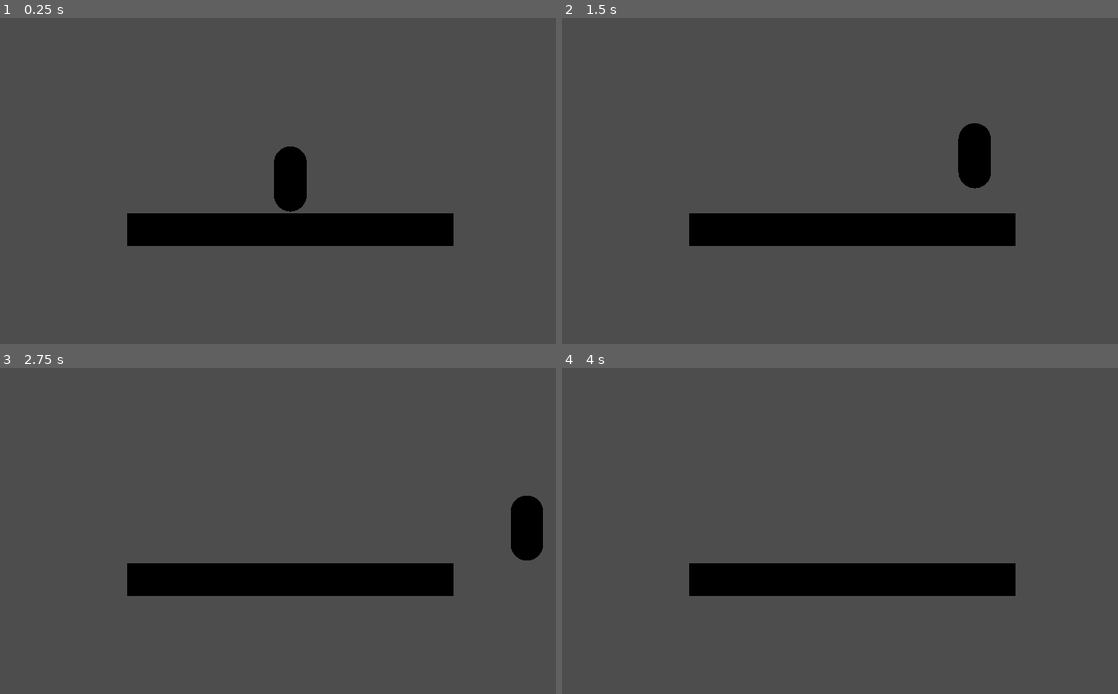
Above: before the commit, frames 1-4 (two rows, left to right).
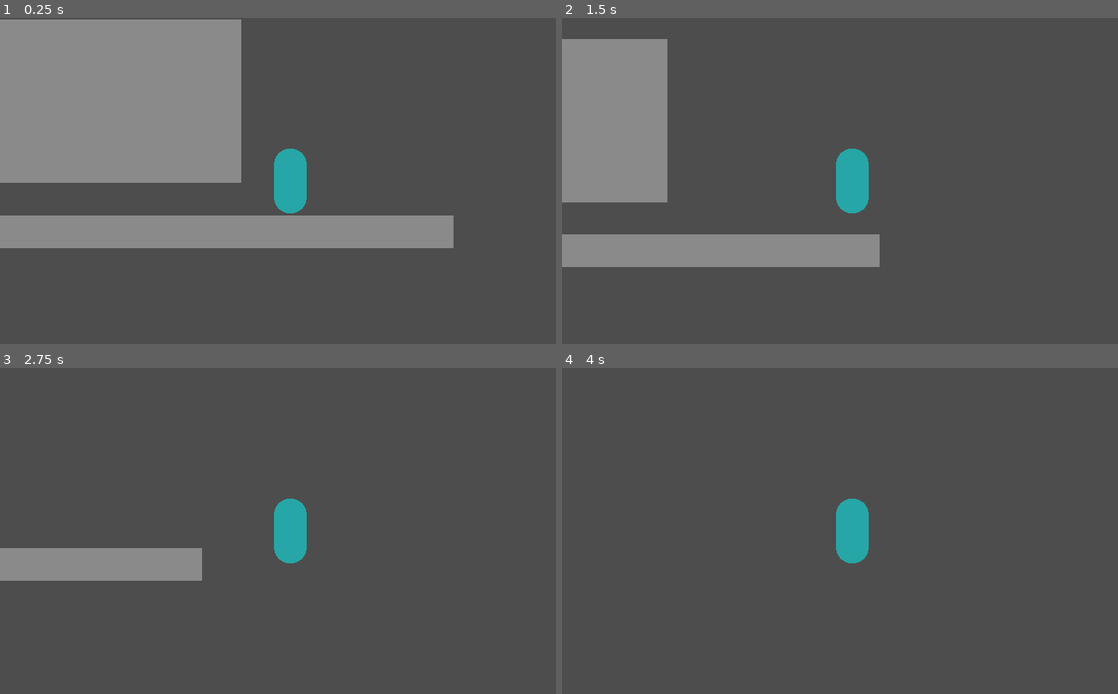
Above: after the commit, the same moments.

Repository: Minish-Link/MVM-31
Game: Godot game, scene res://levels/testing_level.tscn
The game is run twice, just before and just after one commit, with the same random seed, the same clock (stepped at 60 frames per second) and the same inputs.
Inputs:
- Up to frame 1 (0.25 s): no input
- Up to frame 2 (1.5 s): hold Right (move_right) 0.53-1.28 s; hold Shift (slide) 0.53-1.28 s; tap Space (jump) at 0.77, 0.8, 1.07, 1.35 s; hold Down (move_down) from 1.28 s (still down)
- Up to frame 3 (2.75 s): tap Space (jump) at 1.52, 1.82, 2.3 s; tap Shift (slide) at 1.55 s; release Down (move_down) at 2.03 s; hold Right (move_right) from 2.03 s (still down); hold Shift (slide) from 2.03 s (still down)
- Up to frame 4 (4 s): release Right (move_right) at 2.78 s; release Shift (slide) at 2.78 s; hold Up (move_up) 2.78-3.53 s; tap Shift (slide) at 2.85 s; tap Space (jump) at 3.02, 3.32 s; hold Left (move_left) from 3.53 s (still down); hold Space (jump) from 3.53 s (still down)

The runs differ from the first frame. In frame 1, 31% of the frame differs, in the area x 0-82%, y 0-71%; in frame 2, 22%; in frame 3, 11%; in frame 4, 6.9%.

Commit message:
refined player movement
coyote time
slide tech
variable jump height

Diff:
--- a/levels/testing_level.tscn
+++ b/levels/testing_level.tscn
@@ -2,25 +2,56 @@
 
 [ext_resource type="PackedScene" uid="uid://b5k6yq7y35n1p" path="res://objects/player/player_character.tscn" id="1_m2onx"]
 
-[sub_resource type="BoxShape3D" id="BoxShape3D_8yewn"]
+[sub_resource type="BoxMesh" id="BoxMesh_omjae"]
 
-[sub_resource type="BoxMesh" id="BoxMesh_omjae"]
+[sub_resource type="ConcavePolygonShape3D" id="ConcavePolygonShape3D_m2onx"]
+data = PackedVector3Array(-0.5, 0.5, 0.5, 0.5, 0.5, 0.5, -0.5, -0.5, 0.5, 0.5, 0.5, 0.5, 0.5, -0.5, 0.5, -0.5, -0.5, 0.5, 0.5, 0.5, -0.5, -0.5, 0.5, -0.5, 0.5, -0.5, -0.5, -0.5, 0.5, -0.5, -0.5, -0.5, -0.5, 0.5, -0.5, -0.5, 0.5, 0.5, 0.5, 0.5, 0.5, -0.5, 0.5, -0.5, 0.5, 0.5, 0.5, -0.5, 0.5, -0.5, -0.5, 0.5, -0.5, 0.5, -0.5, 0.5, -0.5, -0.5, 0.5, 0.5, -0.5, -0.5, -0.5, -0.5, 0.5, 0.5, -0.5, -0.5, 0.5, -0.5, -0.5, -0.5, 0.5, 0.5, 0.5, -0.5, 0.5, 0.5, 0.5, 0.5, -0.5, -0.5, 0.5, 0.5, -0.5, 0.5, -0.5, 0.5, 0.5, -0.5, -0.5, -0.5, 0.5, 0.5, -0.5, 0.5, -0.5, -0.5, -0.5, 0.5, -0.5, 0.5, 0.5, -0.5, -0.5, -0.5, -0.5, -0.5)
+
+[sub_resource type="Environment" id="Environment_m2onx"]
+ambient_light_source = 2
+ambient_light_color = Color(1, 1, 1, 1)
+reflected_light_source = 2
 
 [node name="TestingLevel" type="Node3D" unique_id=200580513]
 
 [node name="Platform" type="StaticBody3D" parent="." unique_id=564383326]
 transform = Transform3D(10, 0, 0, 0, 1, 0, 0, 0, 1, 0, 0, 0)
 
-[node name="CollisionShape3D" type="CollisionShape3D" parent="Platform" unique_id=1636122632]
-shape = SubResource("BoxShape3D_8yewn")
-
 [node name="MeshInstance3D" type="MeshInstance3D" parent="Platform" unique_id=2142491060]
 mesh = SubResource("BoxMesh_omjae")
+
+[node name="CollisionShape3D" type="CollisionShape3D" parent="Platform" unique_id=1682878016]
+shape = SubResource("ConcavePolygonShape3D_m2onx")
+
+[node name="Platform3" type="StaticBody3D" parent="." unique_id=1786579001]
+transform = Transform3D(10, 0, 0, 0, 1, 0, 0, 0, 1, -10, 0, 0)
+
+[node name="MeshInstance3D" type="MeshInstance3D" parent="Platform3" unique_id=1373020274]
+mesh = SubResource("BoxMesh_omjae")
+
+[node name="CollisionShape3D" type="CollisionShape3D" parent="Platform3" unique_id=1493665202]
+shape = SubResource("ConcavePolygonShape3D_m2onx")
+
+[node name="Platform2" type="StaticBody3D" parent="." unique_id=1338497082]
+transform = Transform3D(5, 0, 0, 0, 5, 0, 0, 0, 1, -4, 4, 0)
+
+[node name="MeshInstance3D" type="MeshInstance3D" parent="Platform2" unique_id=428714298]
+mesh = SubResource("BoxMesh_omjae")
+
+[node name="CollisionShape3D" type="CollisionShape3D" parent="Platform2" unique_id=2085824519]
+shape = SubResource("ConcavePolygonShape3D_m2onx")
+
+[node name="Platform4" type="StaticBody3D" parent="." unique_id=359143149]
+transform = Transform3D(5, 0, 0, 0, 5, 0, 0, 0, 1, -9, 4, 0)
+
+[node name="MeshInstance3D" type="MeshInstance3D" parent="Platform4" unique_id=1318996608]
+mesh = SubResource("BoxMesh_omjae")
+
+[node name="CollisionShape3D" type="CollisionShape3D" parent="Platform4" unique_id=999952754]
+shape = SubResource("ConcavePolygonShape3D_m2onx")
 
 [node name="PlayerCharacter" parent="." unique_id=999144016 instance=ExtResource("1_m2onx")]
 transform = Transform3D(1, 0, 0, 0, 1, 0, 0, 0, 1, 0, 1.8397671, 0)
 
-[node name="Camera3D" type="Camera3D" parent="." unique_id=1555750136]
-transform = Transform3D(1, 0, 0, 0, 1, 0, 0, 0, 1, 0, 1.4928709, 5.038422)
-projection = 1
-size = 10.0
+[node name="WorldEnvironment" type="WorldEnvironment" parent="." unique_id=1844493325]
+environment = SubResource("Environment_m2onx")
--- a/objects/player/player_character.tscn
+++ b/objects/player/player_character.tscn
@@ -3,20 +3,43 @@
 [ext_resource type="Script" uid="uid://c4rrtv3tnbxo6" path="res://objects/player/player_movement.gd" id="1_wrsal"]
 
 [sub_resource type="CapsuleShape3D" id="CapsuleShape3D_ski25"]
+radius = 0.45
+height = 1.8
+
+[sub_resource type="StandardMaterial3D" id="StandardMaterial3D_wrsal"]
+transparency = 1
+albedo_color = Color(0, 1, 1, 0.49803922)
 
 [sub_resource type="CapsuleMesh" id="CapsuleMesh_ski25"]
+material = SubResource("StandardMaterial3D_wrsal")
 
-[node name="PlayerCharacter" type="Node3D" unique_id=999144016]
-
-[node name="CharacterBody3D" type="CharacterBody3D" parent="." unique_id=581616715]
+[node name="PlayerCharacter" type="CharacterBody3D" unique_id=581616715]
 axis_lock_linear_z = true
 axis_lock_angular_x = true
 axis_lock_angular_y = true
 axis_lock_angular_z = true
 script = ExtResource("1_wrsal")
+BRAKE_SPEED = 10.0
+JUMP_VELOCITY = 8.0
+MINIMUM_JUMP_TIME = 0.05
+SLIDE_TIME = 0.25
+SLIDE_SPEED = 10.0
+SLIDE_DECAY_DELAY = 0.15
+SLIDE_DECAY_RATE = 10.0
 
-[node name="CollisionShape3D" type="CollisionShape3D" parent="CharacterBody3D" unique_id=588400986]
+[node name="CollisionShape3D" type="CollisionShape3D" parent="." unique_id=588400986]
+unique_name_in_owner = true
 shape = SubResource("CapsuleShape3D_ski25")
 
-[node name="MeshInstance3D" type="MeshInstance3D" parent="CharacterBody3D" unique_id=327672567]
+[node name="MeshInstance3D" type="MeshInstance3D" parent="." unique_id=327672567]
+unique_name_in_owner = true
 mesh = SubResource("CapsuleMesh_ski25")
+
+[node name="CeilingChecker" type="RayCast3D" parent="." unique_id=358146036]
+unique_name_in_owner = true
+target_position = Vector3(0, 1, 0)
+
+[node name="Camera3D" type="Camera3D" parent="." unique_id=62274711]
+transform = Transform3D(1, 0, 0, 0, 1, 0, 0, 0, 1, 0, 0, 2.4095912)
+projection = 1
+size = 10.0
--- a/objects/player/player_movement.gd
+++ b/objects/player/player_movement.gd
@@ -1,28 +1,106 @@
 extends CharacterBody3D
 
+@export_category("Basic Movement")
+@export var WALK_SPEED := 5.0
+@export var ACCELERATION := 30.0
+@export var BRAKE_SPEED := 20.0
+@export var JUMP_VELOCITY := 4.5
+var current_walk_speed := 5.0
+@export var COYOTE_TIME := 0.2
+var coyote_countdown := 0.0
+@export var MINIMUM_JUMP_TIME := 0.5
+@export var JUMP_BRAKE_SPEED := 20.0
+var jump_timer := 0.0
 
-const SPEED = 5.0
-const JUMP_VELOCITY = 4.5
+@export_category("Sliding")
+@export var SLIDE_TIME := 0.5
+@export var SLIDE_SPEED := 8.0
+@export var SLIDE_DECAY_DELAY := 0.2
+@export var SLIDE_DECAY_RATE := 5.0
+var is_sliding := false
+var stop_sliding := false
+var slide_countdown := 0.0
+var slide_decay_countdown := 0.0
+var slide_dir := 0.0
 
+func _ready() -> void:
+	current_walk_speed = WALK_SPEED
 
 func _physics_process(delta: float) -> void:
 	# Add the gravity.
 	if not is_on_floor():
 		velocity += get_gravity() * delta
+		if is_sliding:
+			slide_countdown = 0.0
+			stop_sliding = true
+		coyote_countdown -= delta
+	else:
+		coyote_countdown = COYOTE_TIME
+		if not is_sliding:
+			slide_decay_countdown -= delta
+			if slide_decay_countdown <= 0.0:
+				current_walk_speed = move_toward(current_walk_speed, WALK_SPEED, delta * SLIDE_DECAY_RATE)
+
+	slide_countdown -= delta
+	if stop_sliding and _can_unslide():
+		stop_sliding = false
+		is_sliding = false
+		_squish()
+
 
 	# Handle jump.
-	if Input.is_action_just_pressed("jump") and is_on_floor():
+	jump_timer -= delta
+	if not Input.is_action_pressed("jump") and not is_on_floor() and velocity.y > 0 and jump_timer <= 0:
+		velocity.y = move_toward(velocity.y, 0.0, delta*JUMP_BRAKE_SPEED)
+	if Input.is_action_just_pressed("jump") and coyote_countdown > 0 and not %CeilingChecker.is_colliding():
 		velocity.y = JUMP_VELOCITY
+		jump_timer = MINIMUM_JUMP_TIME
 
 	# Get the input direction and handle the movement/deceleration.
 	# As good practice, you should replace UI actions with custom gameplay actions.
 	var input_dir := Input.get_vector("move_left", "move_right", "move_up", "move_down")
 	var direction := (transform.basis * Vector3(input_dir.x, 0, 0)).normalized()
-	if direction:
-		velocity.x = direction.x * SPEED
-		velocity.z = direction.z * SPEED
+	if not is_sliding:
+		if direction:
+			velocity.x = move_toward(velocity.x, direction.x * current_walk_speed, ACCELERATION * delta)
+		else:
+			velocity.x = move_toward(velocity.x, 0, BRAKE_SPEED * delta)
 	else:
-		velocity.x = move_toward(velocity.x, 0, SPEED)
-		velocity.z = move_toward(velocity.z, 0, SPEED)
+		velocity.x = slide_dir * current_walk_speed
 
 	move_and_slide()
+
+func _input(event: InputEvent):
+	if event.is_action_pressed("slide") and velocity.x != 0 and is_on_floor():# and not is_sliding:
+		if not is_sliding:
+			slide_dir = Input.get_axis("move_left", "move_right")
+			is_sliding = true
+			slide_countdown = SLIDE_TIME
+			current_walk_speed = SLIDE_SPEED
+			_squish()
+		else:
+			stop_sliding = false
+	elif event.is_action_released("slide"):
+		if _can_unslide():
+			is_sliding = false
+			_squish()
+		else:
+			stop_sliding = true
+
+# Change the player's hitbox to match whether they are sliding or not
+func _squish():
+	if is_sliding:
+		position.y -= 0.5
+		%CollisionShape3D.shape.height = 0.9
+		%MeshInstance3D.mesh.height = 1.0
+	else:
+		#position.y += 0.75
+		%CollisionShape3D.shape.height = 1.8
+		%MeshInstance3D.mesh.height = 2.0
+
+func _can_unslide() -> bool:
+	if slide_countdown > 0.0:
+		return false
+	if %CeilingChecker.is_colliding():
+		return false
+	return true
